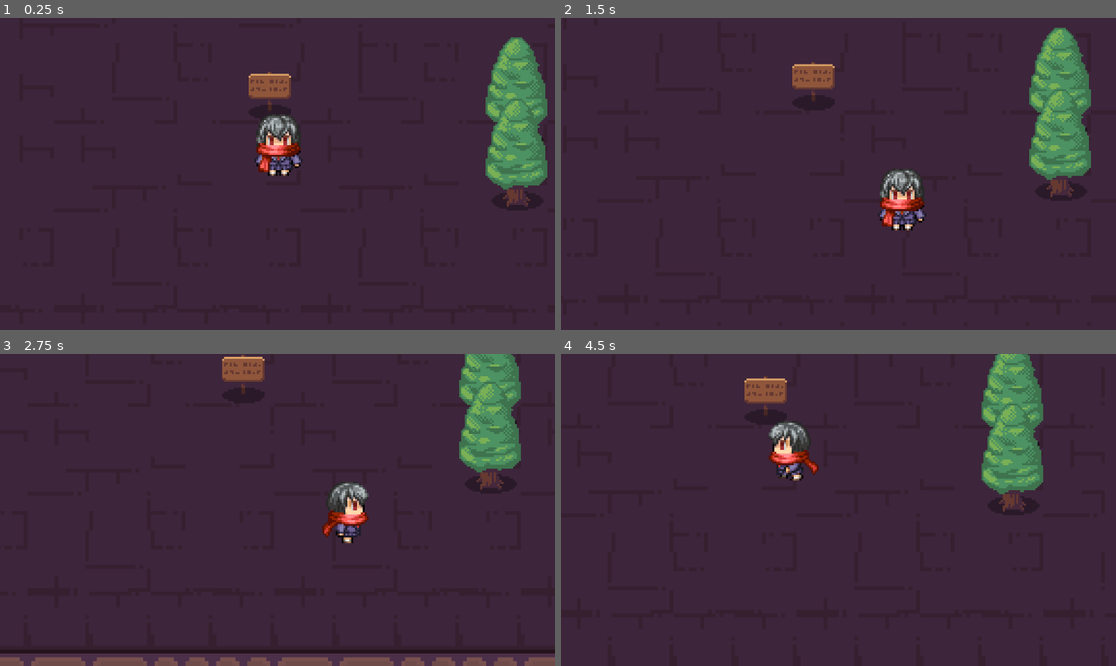
Above: before the commit, frames 1-4 (two rows, left to right).
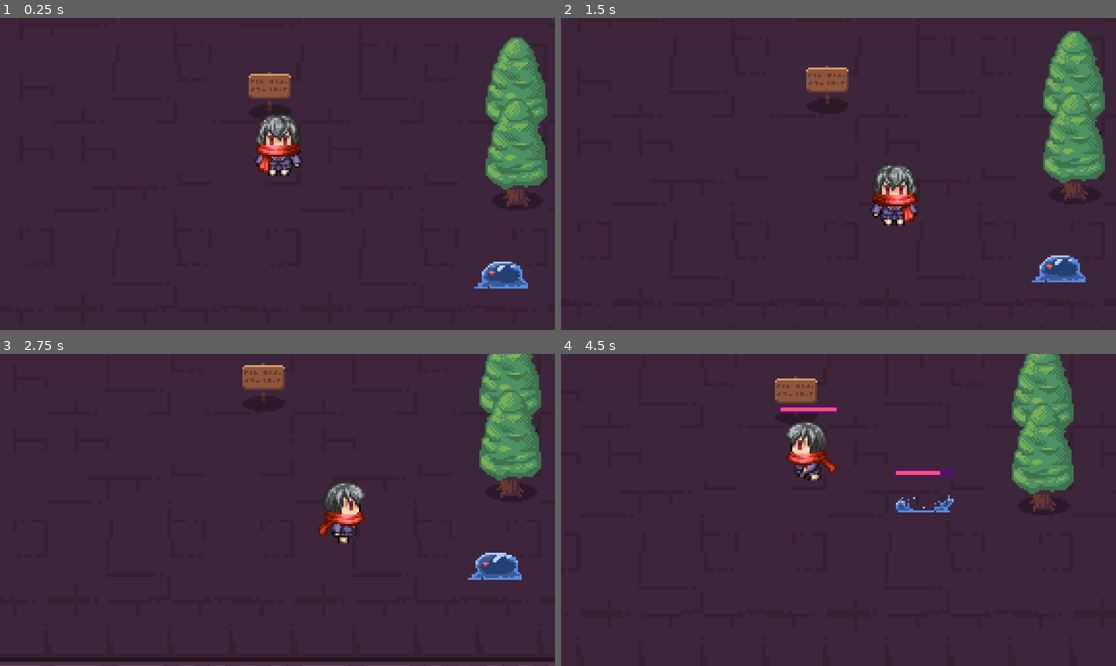
Above: after the commit, the same moments.

Repository: HearTh13/Godot-Project
Game: Godot game, scene res://Scene/Dungeon1.tscn
The game is run twice, just before and just after one commit, with the same random seed, the same clock (stepped at 60 frames per second) and the same inputs.
Inputs:
- Up to frame 1 (0.25 s): no input
- Up to frame 2 (1.5 s): hold Right (Right) 0.53-1.28 s; hold Shift (Run) 0.53-1.28 s; tap F (Attack-OK) at 0.6 s; hold Down (Down) from 1.28 s (still down); tap Shift (Run) at 1.35 s
- Up to frame 3 (2.75 s): tap F (Attack-OK) at 1.55, 2.1 s; release Down (Down) at 2.03 s; hold Right (Right) from 2.03 s (still down); hold Shift (Run) from 2.03 s (still down)
- Up to frame 4 (4.5 s): release Right (Right) at 2.78 s; release Shift (Run) at 2.78 s; hold Up (Up) 2.78-3.53 s; tap Shift (Run) at 2.85, 4.35 s; tap F (Attack-OK) at 3.05, 3.6 s; hold Shift (Run) 3.53-4.28 s; hold Left (Left) from 3.53 s (still down)

The runs differ from the first frame. In frame 1, 0.6% of the frame differs, in the area x 85-96%, y 77-87%; in frame 2, 7.2%; in frame 3, 11%, in the area x 0-100%, y 0-100%; in frame 4, 9.3%.

Commit message:
Smoothen Player Movement

Diff:
--- a/Entity/Player.tscn
+++ b/Entity/Player.tscn
@@ -322,7 +322,6 @@
 [node name="AnimatedSprite2D" type="AnimatedSprite2D" parent="."]
 sprite_frames = SubResource("SpriteFrames_bt0ix")
 animation = &"Idle_Front"
-frame_progress = 0.957235
 offset = Vector2(0, -15)
 
 [node name="CollisionShape2D" type="CollisionShape2D" parent="."]
--- a/Scene/Dungeon1.tscn
+++ b/Scene/Dungeon1.tscn
@@ -1,9 +1,10 @@
-[gd_scene load_steps=9 format=3 uid="uid://dah5dphfgkh72"]
+[gd_scene load_steps=10 format=3 uid="uid://dah5dphfgkh72"]
 
 [ext_resource type="Texture2D" uid="uid://p0lqtdvdpr5n" path="res://Assets/Dungeon_Tileset.png" id="1_fuds2"]
 [ext_resource type="Script" path="res://Script/Dungeon1.gd" id="1_v6nm1"]
 [ext_resource type="Texture2D" uid="uid://bn6mklwjs1ocx" path="res://Assets/RPG Nature Tileset.png" id="2_82lw8"]
 [ext_resource type="PackedScene" uid="uid://c8pnqpx6je86j" path="res://Entity/Player.tscn" id="3_f3uq5"]
+[ext_resource type="PackedScene" uid="uid://c6cfmhsxbk5r3" path="res://Entity/Slime.tscn" id="5_j3dhu"]
 
 [sub_resource type="TileSetAtlasSource" id="TileSetAtlasSource_2wvda"]
 texture = ExtResource("1_fuds2")
@@ -846,5 +847,8 @@
 drag_horizontal_enabled = true
 drag_vertical_enabled = true
 
+[node name="Slime" parent="." instance=ExtResource("5_j3dhu")]
+position = Vector2(392, 210)
+
 [connection signal="body_entered" from="Dungeon2_Transfer" to="." method="_on_dungeon_2_transfer_body_entered"]
 [connection signal="body_exited" from="Dungeon2_Transfer" to="." method="_on_dungeon_2_transfer_body_exited"]
--- a/Script/Player.gd
+++ b/Script/Player.gd
@@ -13,13 +13,13 @@
 var def = 10
 const speed = 125
 var current_dir = "none"
+var player_state = "none"
 
 var attack_ip = false
 
 func _physics_process(delta):
 	player_movement(delta)
 	enemy_attack()
-	attack()
 	current_camera()
 	update_health()
 
@@ -30,79 +30,68 @@
 		self.queue_free()
 
 func player_movement(delta):
+	var movement = Input.get_vector("Left", "Right", "Up", "Down")
+	if velocity.x == 0 and velocity.y == 0:
+		player_state = "idle"
+	elif velocity.x != 0 or velocity.y != 0:
+		player_state = "walk"
+
 	if !attack_ip:
-		if Input.is_action_pressed("Right"):
-			current_dir = "right"
-			play_anim(1)
-			if Input.is_action_pressed("Run"):
-				velocity.x = speed*2
-			else:
-				velocity.x = speed
-			velocity.y = 0
-		elif Input.is_action_pressed("Left"):
-			current_dir = "left"
-			play_anim(1)
-			if Input.is_action_pressed("Run"):
-				velocity.x = -(speed*2)
-			else:
-				velocity.x = -speed
-			velocity.y = 0
-		elif Input.is_action_pressed("Up"):
-			current_dir = "up"
-			play_anim(1)
-			if Input.is_action_pressed("Run"):
-				velocity.y = -(speed*2)
-			else:
-				velocity.y = -speed
-			velocity.x = 0
-		elif Input.is_action_pressed("Down"):
-			current_dir = "down"
-			play_anim(1)
-			if Input.is_action_pressed("Run"):
-				velocity.y = speed*2
-			else:
-				velocity.y = speed
-			velocity.x = 0
+		if Input.is_action_pressed("Run"):
+			velocity = movement * speed * 1.5
 		else:
-			play_anim(0)
-			velocity.x = 0
-			velocity.y = 0
+			velocity = movement * speed
+		move_and_slide()
+		play_anim(movement)
 
-		move_and_slide()
+	attack()
 
 func play_anim(movement):
 	var dir = current_dir
 	var anim = $AnimatedSprite2D
 
-	if dir == "right":
-		anim.flip_h = true
-		if movement == 1:
-			anim.play("Walk_Side")
-		elif movement == 0:
-			if !attack_ip:
+	if player_state == "idle":
+		if !attack_ip:
+			if current_dir == "Walk_Back":
+				anim.play("Idle_Back")
+			if current_dir == "Walk_Front":
+				anim.play("Idle_Front")
+			if current_dir == "Walk_Side":
 				anim.play("Idle_Side")
+	elif player_state == "walk":
+		if movement.y == -1:
+			current_dir = "Walk_Back"
+			anim.flip_h = false
+			anim.play(current_dir)
+		if movement.x == 1:
+			current_dir = "Walk_Side"
+			anim.flip_h = true
+			anim.play(current_dir)
+		if movement.y == 1:
+			current_dir = "Walk_Front"
+			anim.flip_h = true
+			anim.play(current_dir)
+		if movement.x == -1:
+			current_dir = "Walk_Side"
+			anim.flip_h = false
+			anim.play(current_dir)
 
-	if dir == "left":
-		anim.flip_h = false
-		if movement == 1:
-			anim.play("Walk_Side")
-		elif movement == 0:
-			if !attack_ip:
-				anim.play("Idle_Side")
-	if dir == "up":
-		anim.flip_h = false
-		if movement == 1:
-			anim.play("Walk_Back")
-		elif movement == 0:
-			if !attack_ip:
-				anim.play("Idle_Back")
-	if dir == "down":
-		anim.flip_h = false
-		if movement == 1:
-			anim.play("Walk_Front")
-		elif movement == 0:
-			if !attack_ip:
-				anim.play("Idle_Front")
+		if movement.x > 0.5 and movement.y < -0.5:
+			current_dir = "Walk_Side"
+			anim.flip_h = true
+			anim.play(current_dir)
+		if movement.x > 0.5 and movement.y > 0.5:
+			current_dir = "Walk_Side"
+			anim.flip_h = true
+			anim.play(current_dir)
+		if movement.x < -0.5 and movement.y > 0.5:
+			current_dir = "Walk_Side"
+			anim.flip_h = false
+			anim.play(current_dir)
+		if movement.x < -0.5 and movement.y < -0.5:
+			current_dir = "Walk_Side"
+			anim.flip_h = false
+			anim.play(current_dir)
 
 func player():
 	pass
@@ -137,20 +126,13 @@
 	if Input.is_action_just_pressed("Attack-OK"):
 		Global.player_current_attack = true
 		attack_ip = true
-		if dir == "right":
-			anim.flip_h = true
+		if dir == "Walk_Side":
 			anim.play("Attack_Side")
 			counter.start()
-		if dir == "left":
-			anim.flip_h = false
-			anim.play("Attack_Side")
-			counter.start()
-		if dir == "down":
-			anim.flip_h = false
+		if dir == "Walk_Front":
 			anim.play("Attack_Front")
 			counter.start()
-		if dir == "up":
-			anim.flip_h = false
+		if dir == "Walk_Back":
 			anim.play("Attack_Back")
 			counter.start()
 
--- a/Script/Slime.gd
+++ b/Script/Slime.gd
@@ -26,31 +26,8 @@
 				$AnimatedSprite2D.flip_h = true
 			else:
 				$AnimatedSprite2D.flip_h = false
-
 		else:
-			var rng = RandomNumberGenerator.new()
-			var my_random_number = rng.randi_range(0, 4)
-			if my_random_number == 0:
-				$AnimatedSprite2D.play("Walk")
-				$AnimatedSprite2D.flip_h = false
-				position.x -= (speed-100)/speed
-			elif my_random_number == 1:
-				$AnimatedSprite2D.play("Walk")
-				$AnimatedSprite2D.flip_h = true
-				position.x += (speed-100)/speed
-			elif my_random_number == 2:
-				$AnimatedSprite2D.play("Walk")
-				$AnimatedSprite2D.flip_h = false
-				position.y += (speed-100)/speed
-			elif my_random_number == 3:
-				$AnimatedSprite2D.play("Walk")
-				$AnimatedSprite2D.flip_h = false
-				position.y -= (speed-100)/speed
-			else:
-				$AnimatedSprite2D.play("Idle")
-				$AnimatedSprite2D.flip_h = false
-				position.x = 0
-				position.y = 0
+			$AnimatedSprite2D.play("Idle")
 	else:
 		$AnimatedSprite2D.play("Dead")
 
--- a/project.godot
+++ b/project.godot
@@ -21,7 +21,6 @@
 
 [display]
 
-window/size/mode=3
 window/size/resizable=false
 
 [input]
